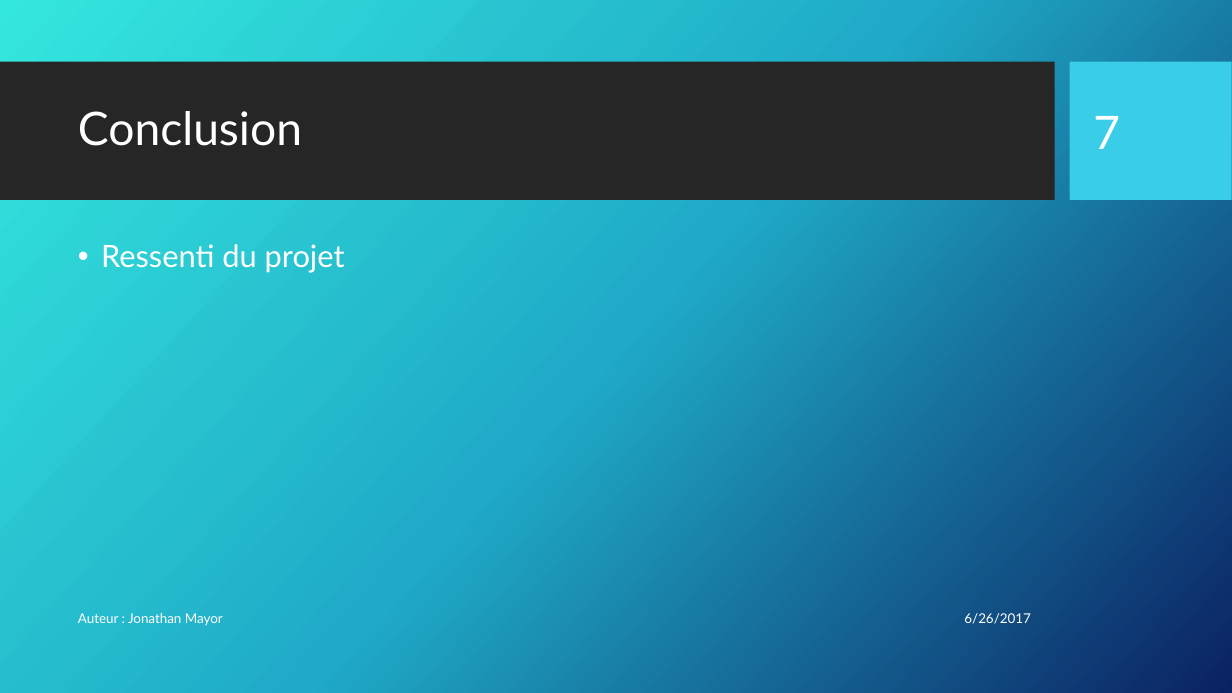
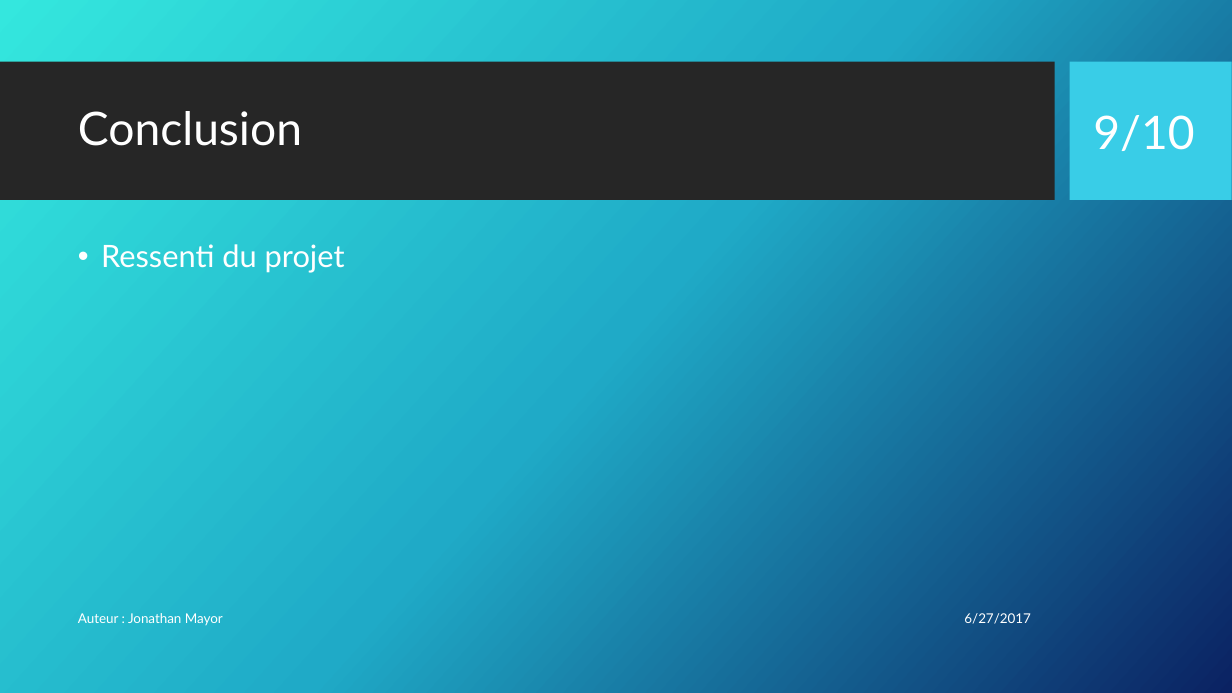
Before and after one commit to mayorjo/Demomot, a slide deck: slide 9 of PRESENTATION/DémoMot.pptx (slide 7 before the commit). Drawn at 1232x693 pixels with LibreOffice and Linux fonts; fonts in the diff are those of the drawing; background and template pictures are left out. Boxes give left, top, right and bottom in pixels: in the first picture for what was removed or moved away, otherwise in the second. Text is boxed around its words. In the diff, an @@ line names an element or a change of style, - is before the commit and + after.

```diff
--- a/PRESENTATION/DémoMot.pptx
+++ b/PRESENTATION/DémoMot.pptx
@@ page number removed at <box>1093,116,1120,149</box> @@
-7
@@ text added at <box>1093,115,1194,151</box>, 36 pt, text #FFFFFF @@
+9/10
@@ text at <box>964,613,1030,624</box>: text changed @@
-6/26/2017
+6/27/2017
```
Also in this commit, not shown: 6 other slides changed, 2 slides added.
